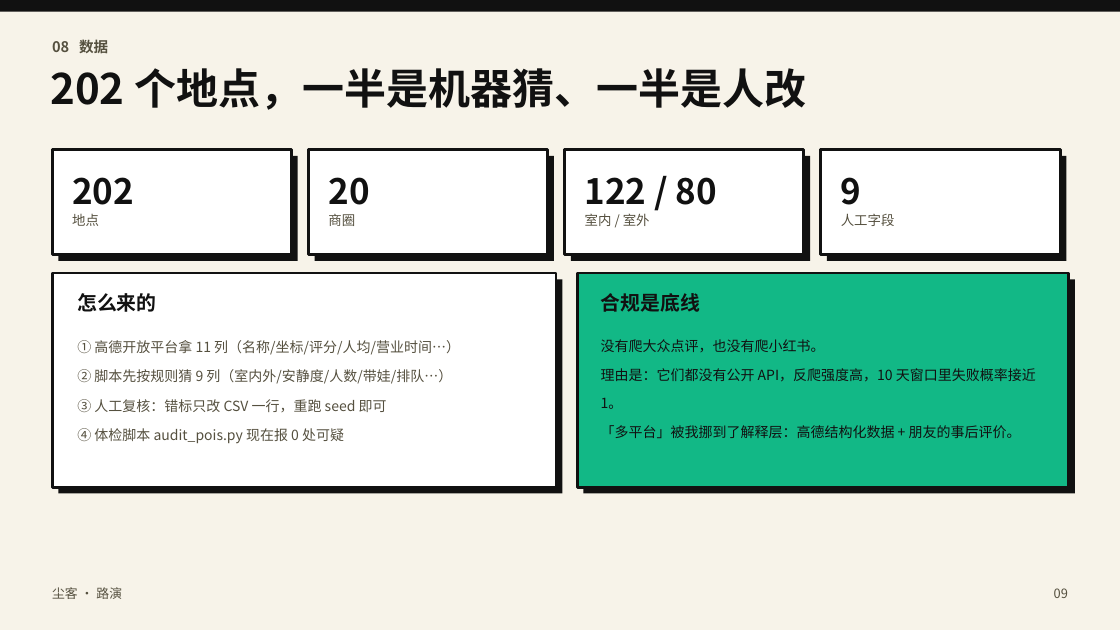
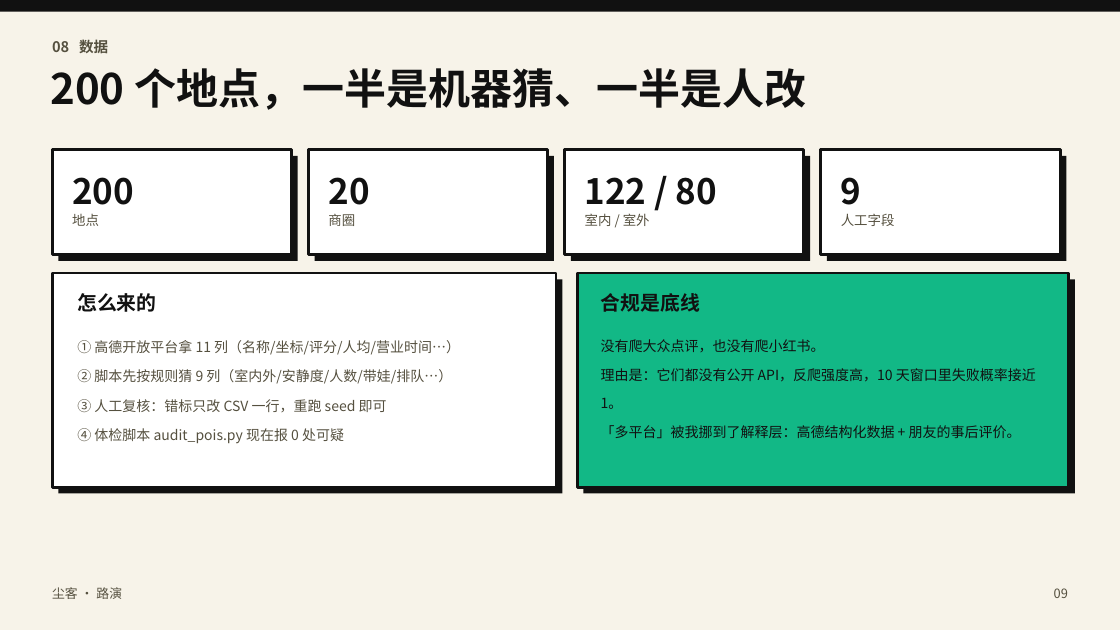
Before and after one commit to Chenk44/chenke, a slide deck: slide 9 of docs/尘客路演.pptx. Drawn at 1120x630 pixels with LibreOffice and Linux fonts; fonts in the diff are those of the drawing. Boxes give left, top, right and bottom in pixels: in the first picture for what was removed or moved away, otherwise in the second. Text is boxed around its words. In the diff, an @@ line names an element or a change of style, - is before the commit and + after.

```diff
--- a/docs/尘客路演.pptx
+++ b/docs/尘客路演.pptx
@@ text at (50, 68, 806, 110): text changed @@
-202 个地点，一半是机器猜、一半是人改
+200 个地点，一半是机器猜、一半是人改
@@ text at (72, 177, 134, 205): text changed @@
-202
+200
```
Also in this commit, not shown: 7 other slides changed, 1 other file.
